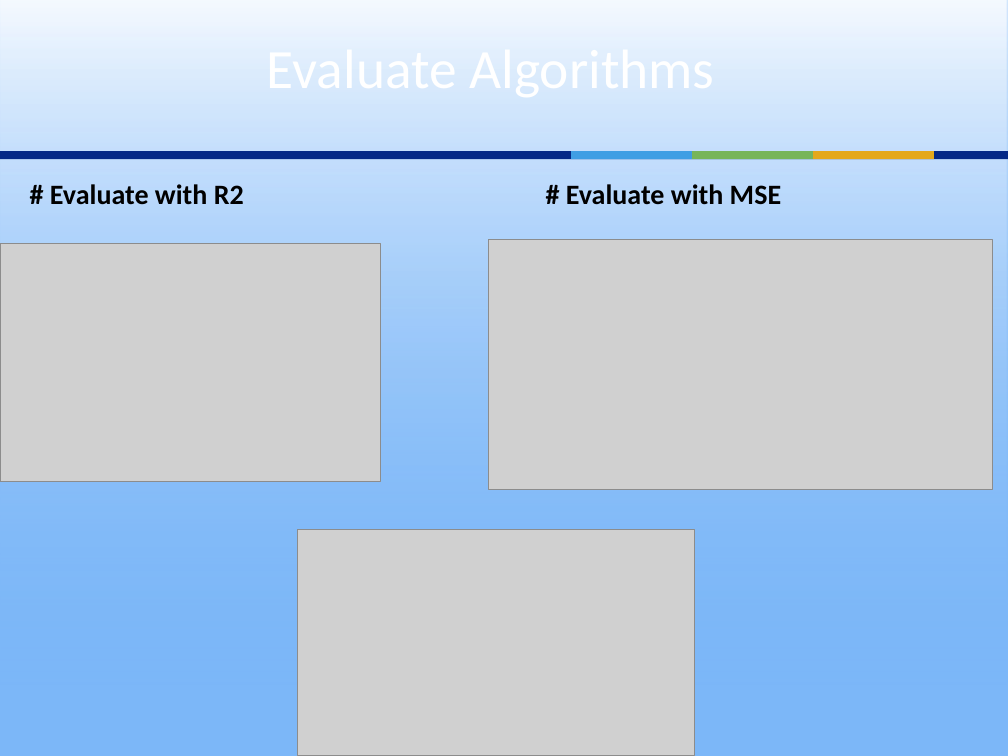
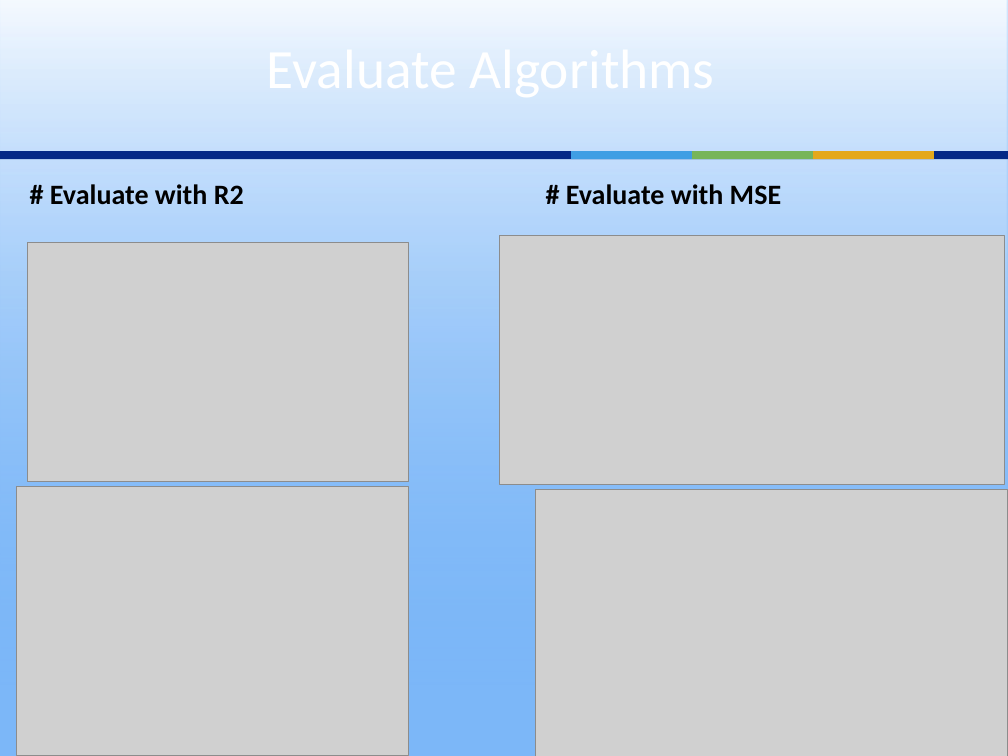
Before and after one commit to ouzarf/seminars, a slide deck: slide 47 of uminho19-ML.pptx (slide 50 before the commit). Drawn at 1008x756 pixels with LibreOffice and Linux fonts; fonts in the diff are those of the drawing; grey boxes stand for pictures. Boxes give left, top, right and bottom in pixels: in the first picture for what was removed or moved away, otherwise in the second. Text is boxed around its words. In the diff, an @@ line names an element or a change of style, - is before the commit and + after.

```diff
--- a/uminho19-ML.pptx
+++ b/uminho19-ML.pptx
@@ picture: place and size @@
-picture at bbox=[488, 240, 993, 489]
+picture at bbox=[500, 235, 1005, 484]
@@ picture: place and size @@
-picture at bbox=[0, 243, 381, 482]
+picture at bbox=[28, 242, 409, 481]
@@ picture added at bbox=[17, 487, 409, 756] @@
@@ picture: place and size @@
-picture at bbox=[297, 529, 695, 756]
+picture at bbox=[535, 489, 1008, 756]
```
Also in this commit, not shown: 11 other slides changed, 1 slide added, 4 slides removed, 5 other files.
